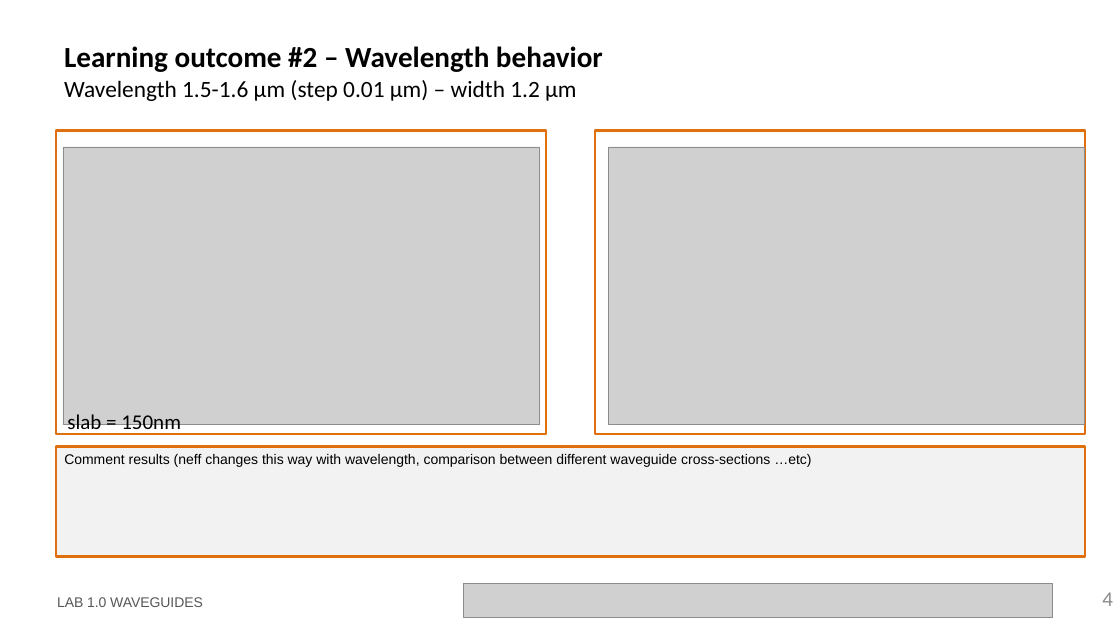
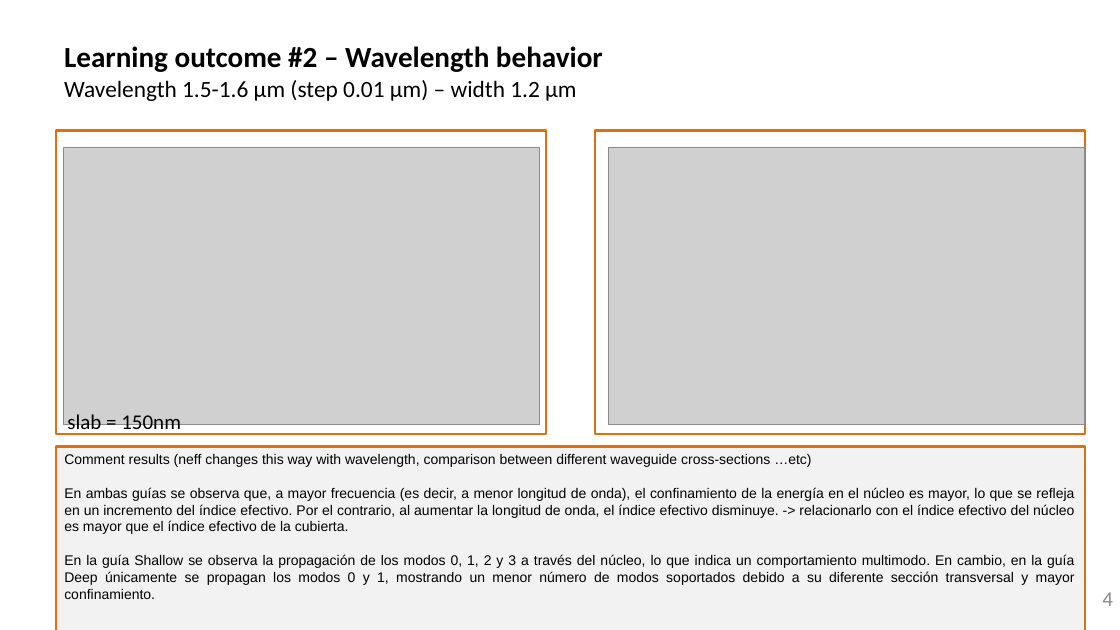
Before and after one commit to jllanoh/cifoin-lab1, a slide deck: slide 4 of LabBook_10.pptx. Drawn at 1120x630 pixels with LibreOffice and Linux fonts; fonts in the diff are those of the drawing; grey boxes stand for pictures; background and template pictures are left out. Boxes give left, top, right and bottom in pixels: in the first picture for what was removed or moved away, otherwise in the second. Text is boxed around its words. In the diff, an @@ line names an element or a change of style, - is before the commit and + after.

Commit message:
power modificado

```diff
--- a/LabBook_10.pptx
+++ b/LabBook_10.pptx
@@ rectangle "Comment results (neff changes this ...": place and size @@
-rectangle "Comment results (neff changes this ..." at (56, 447, 1086, 557)
+rectangle "Comment results (neff changes this ..." at (56, 447, 1086, 630)
@@ text in rectangle at (64, 487, 1075, 599): paragraphs added @@
+En ambas guías se observa que, a mayor frecuencia (es decir, a menor longitud de onda), el confinamiento de la energía en el núcleo es mayor, lo que se refleja en un incremento del índice efectivo. Por el contrario, al aumentar la longitud de onda, el índice efectivo disminuye. -> relacionarlo con el índice efectivo del núcleo es mayor que el índice efectivo de la cubierta.
+En la guía Shallow se observa la propagación de los modos 0, 1, 2 y 3 a través del núcleo, lo que indica un comportamiento multimodo. En cambio, en la guía Deep únicamente se propagan los modos 0 y 1, mostrando un menor número de modos soportados debido a su diferente sección transversal y mayor confinamiento.
@@ picture removed at (464, 584, 1053, 618) @@
```
